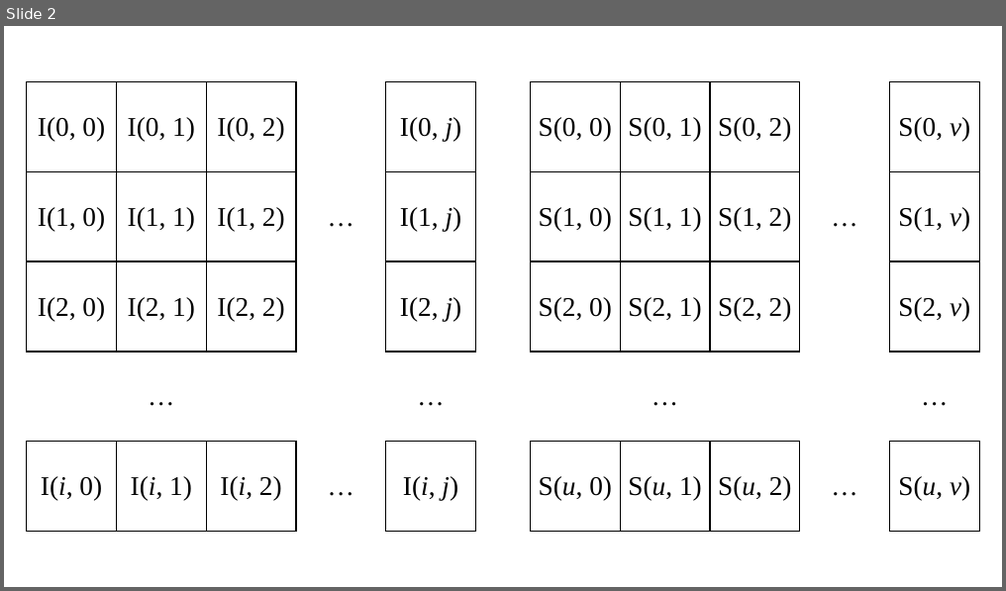
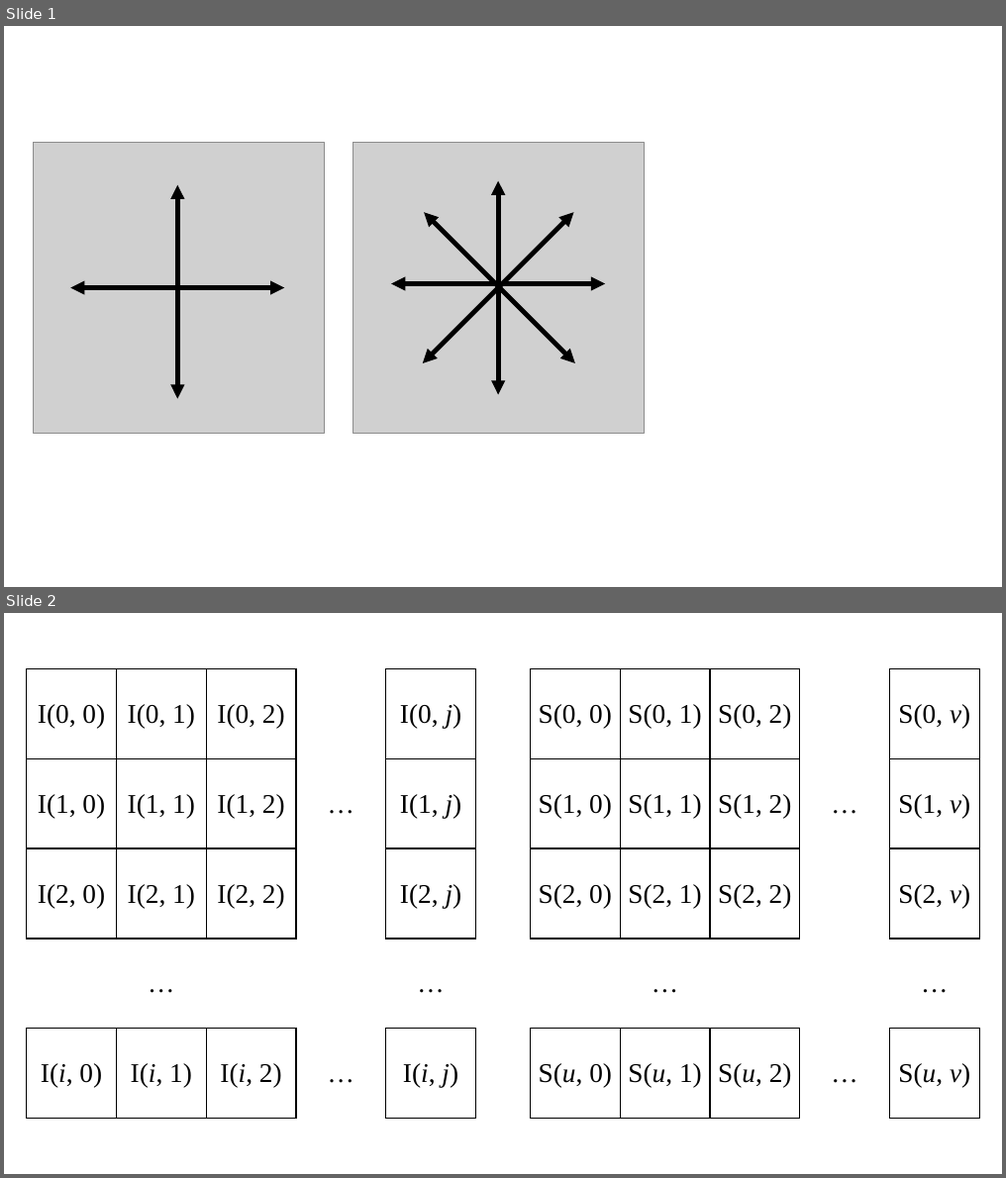
Before and after one commit to rurusasu/tex, a slide deck: 卒研発表tex用_イラスト.pptx. Shown one above the other, each under a label of ours: slide 2 before the commit, slides 1 and 2 after it. The pictures are 1006x591 and 1006x1178 pixels, drawn with LibreOffice and Linux fonts; fonts in the diff are those of the drawing; grey boxes stand for pictures. Boxes give left, top, right and bottom in pixels: in the first picture for what was removed or moved away, otherwise in the second. Text is boxed around its words. In the diff, an @@ line names an element or a change of style, - is before the commit and + after.

```diff
--- a/卒研発表tex用_イラスト.pptx
+++ b/卒研発表tex用_イラスト.pptx
@@ slide 1 added at [4, 26, 1002, 587], background #FFFFFF @@
@@ picture added at [33, 143, 325, 434] @@
@@ double arrow added from (177, 184) to (177, 399), #000000 4.5 pt @@
@@ group added at [352, 143, 645, 434]: 4 double arrows, 1 picture @@
@@ double arrow added from (70, 288) to (285, 288), #000000 4.5 pt @@
```
Also in this commit, not shown: 1 slide removed, 11 other files.
